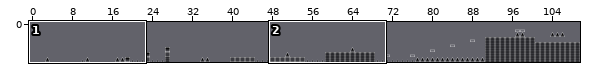
Two states of a Tiled map (JSON), tiles/shit.tmj. The first picture is a wide view before the edit; the outline marks the close-up.
Close-up. Before:
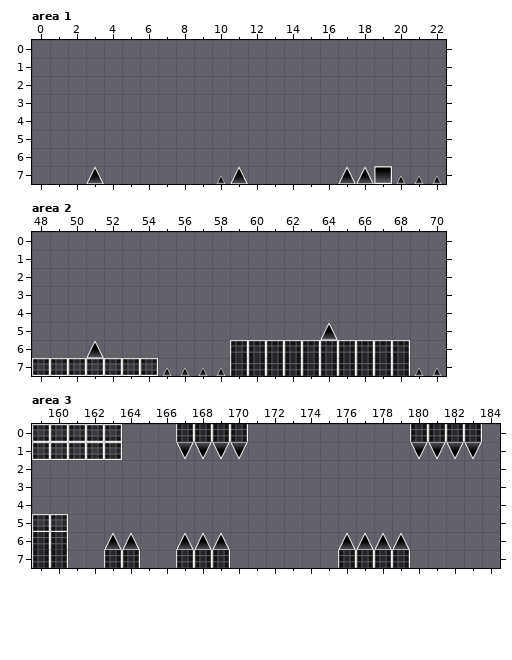
Cells are 128x128 px. Shown: area 1 x 0..22, y 0..7; area 2 x 48..70, y 0..7; area 3 x 159..184, y 0..7. The commit also changed other parts of the map, which this record leaves out.
Now the later version:
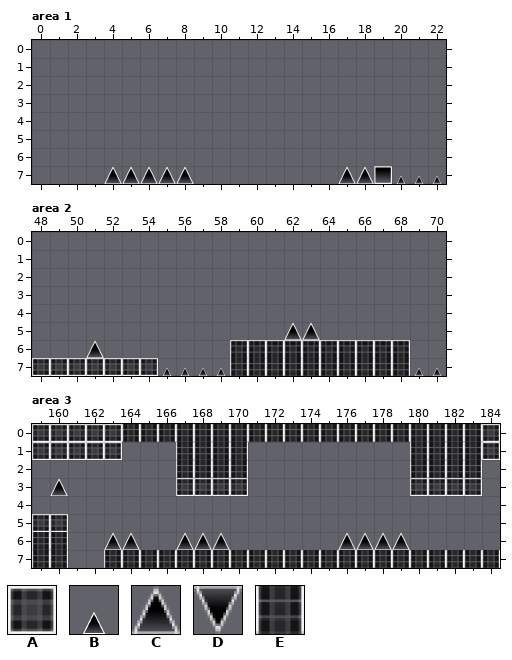
Key: from "dime": A 0; from "lon4": B 0; from "lonbu": C 0, D 0 flipped up-down; from "meode": E 0.
_ is an empty cell.
See-through tiles are keyed as they look on the map.
Changes in this commit:
Layer "Tile Layer 1", area 1:
The edit adds tile C in row 7 at x 4 to 8.
Tile B is gone in row 7 at x 10.
Tile C is gone in row 7 at x 3 and 11.
Layer "Tile Layer 1", area 2:
The edit adds tile C in row 5 at x 62 to 63.
Tile C is gone in row 5 at x 64.
Layer "Tile Layer 1", area 3:
The edit adds tile A in rows 0 to 1 at x 184; in row 3 at x 167 to 170 and 180 to 183.
The edit adds tile C in row 3 at x 160.
Tile D gives way to tile E in row 1 at x 167 to 170 and 180 to 183.
The edit adds tile E in row 0 at x 164 to 166 and 171 to 179; in row 2 at x 167 to 170 and 180 to 183; in row 7 at x 165 to 166, 170 to 175 and 180 to 184.
